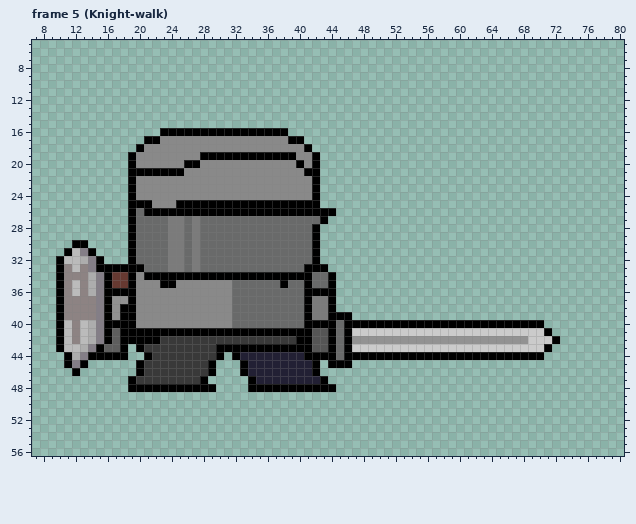
Two versions of one pixel-art file, Assets/Art/aseprite_backup/character.aseprite. Above, as it was before the edit.
91x61 pixels, 54 frames. Shown: frame 5 (Knight-walk): x 7..80, y 5..56. The commit also changed other frames, which this record leaves out.
The same view after the edit:
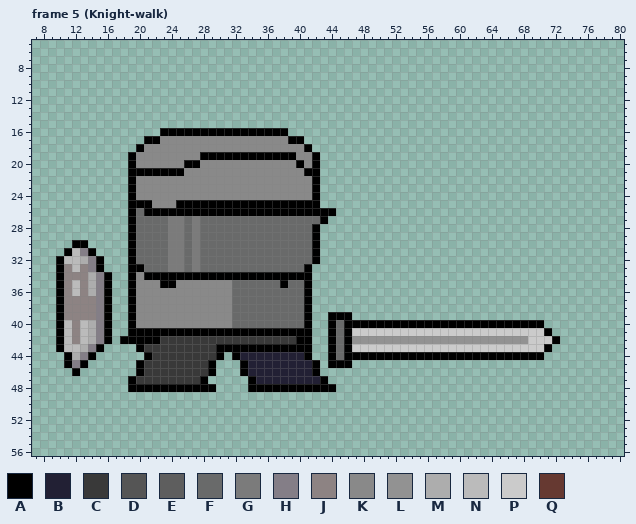
Palette (. is transparent): A #000000  B #222034  C #393939  D #555555  E #5e5e5e  F #696a6a  G #7b7b7b  H #847e87  J #8d8383  K #898989  L #929292  M #adadad  N #bbbbbb  P #cbcbcb  Q #663931
Diff:
{"change": "layer \"arm\" now hidden"}
{"where": "frame 5 (Knight-walk)"}
{"frame":5,"y":33,"x":16,"old":"AAA","new":"..."}
{"frame":5,"y":33,"x":42,"old":"AA","new":".."}
{"frame":5,"y":34,"x":17,"old":"QQ","new":".."}
{"frame":5,"y":34,"x":42,"old":"FFA","new":"..."}
{"frame":5,"y":35,"x":17,"old":"QQ","new":".."}
{"frame":5,"y":35,"x":42,"old":"FFA","new":"..."}
{"frame":5,"y":36,"x":17,"old":"AA","new":".."}
{"frame":5,"y":36,"x":42,"old":"AAA","new":"..."}
{"frame":5,"y":37,"x":17,"old":"LL","new":".."}
{"frame":5,"y":37,"x":42,"old":"GGA","new":"..."}
{"frame":5,"y":38,"x":17,"old":"LA","new":".."}
{"frame":5,"y":38,"x":42,"old":"GGA","new":"..."}
{"frame":5,"y":39,"x":17,"old":"LA","new":".."}
{"frame":5,"y":39,"x":42,"old":"GG","new":".."}
{"frame":5,"y":40,"x":17,"old":"AA","new":".."}
{"frame":5,"y":40,"x":42,"old":"AA","new":".."}
{"frame":5,"y":41,"x":17,"old":"EA","new":".."}
{"frame":5,"y":41,"x":42,"old":"DD","new":".."}
{"frame":5,"y":42,"x":17,"old":"E","new":"."}
{"frame":5,"y":42,"x":42,"old":"DD","new":".."}
{"frame":5,"y":43,"x":16,"old":"EEA","new":"..."}
{"frame":5,"y":43,"x":42,"old":"DD","new":".."}
{"frame":5,"y":44,"x":15,"old":"AAAA","new":"...."}
{"frame":5,"y":44,"x":42,"old":"AA","new":".."}
{"label":"erased","picture_box":[96,264,128,360]}
{"label":"erased","picture_box":[312,264,336,360]}
